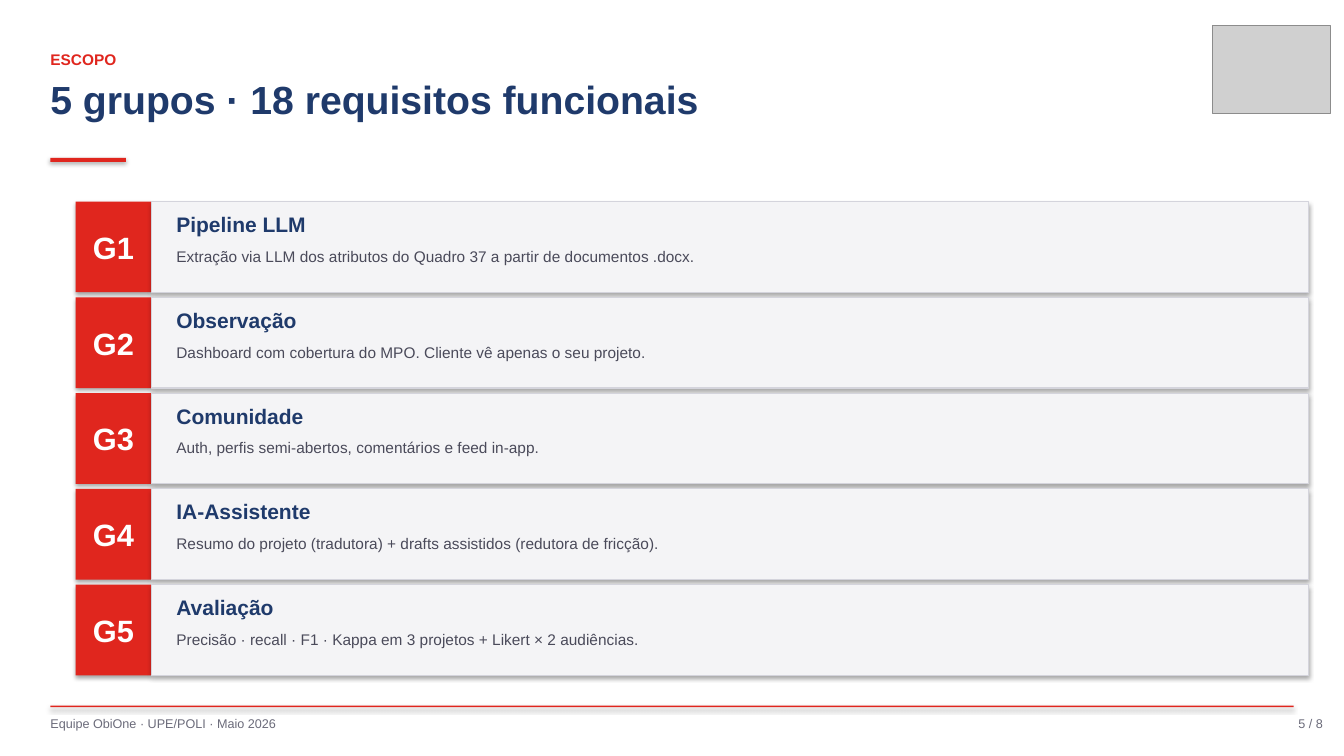
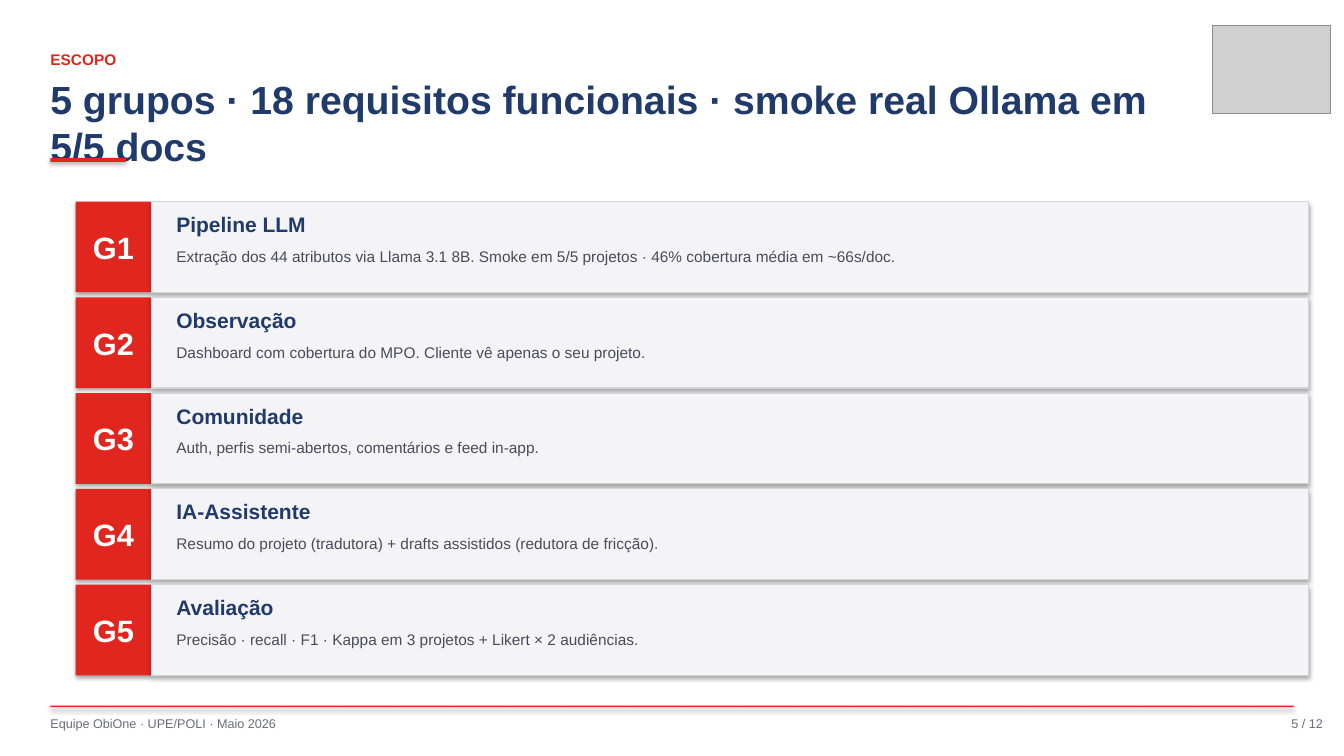
Before and after one commit to raniel90/obione, a slide deck: slide 5 of atividades/apresentacoes/sr1_2026-05-22.pptx. Drawn at 1344x756 pixels with LibreOffice and Linux fonts; fonts in the diff are those of the drawing; grey boxes stand for pictures. Boxes give left, top, right and bottom in pixels: in the first picture for what was removed or moved away, otherwise in the second. Text is boxed around its words. In the diff, an @@ line names an element or a change of style, - is before the commit and + after.

```diff
--- a/atividades/apresentacoes/sr1_2026-05-22.pptx
+++ b/atividades/apresentacoes/sr1_2026-05-22.pptx
@@ text at [50, 85, 1147, 164]: text changed @@
-5 grupos · 18 requisitos funcionais
+5 grupos · 18 requisitos funcionais · smoke real Ollama em 5/5 docs
@@ text at [176, 250, 895, 265]: text changed @@
-Extração via LLM dos atributos do Quadro 37 a partir de documentos .docx.
+Extração dos 44 atributos via Llama 3.1 8B. Smoke em 5/5 projetos · 46% cobertura média em ~66s/doc.
@@ text at [1291, 719, 1323, 728]: text changed @@
-5 / 8
+5 / 12
```
Also in this commit, not shown: 5 other slides changed, 4 slides added, 2 other files.
